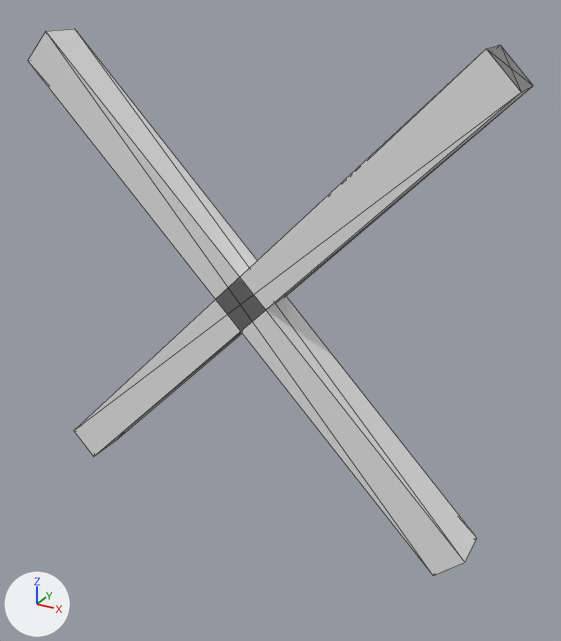
A saved change to the glTF model assets/models/props/prop_hedgehog.glb.
One viewpoint serves both versions: a camera (50 mm lens) standing at (1.38, -2.28, 1.92) and looking at (0.11, 0.02, 0.77). Lighting does not change. The marker at lower left points along +X, +Y and +Z. The first picture is the older version. Mesh edges are drawn as thin lines. Where no turn or scale is listed for an object, it has been applied to the vertices. Vertices at exactly the same position are counted once.

Script lines for the objects in view, before the commit:
```python
me_body_mesh = bpy.data.meshes.new('body_mesh')
me_body_mesh.from_pydata(...)  # 16 vertices, 28 faces; spans x -0.9..0.9, y -0.08..0.08, z -0.05..1.75
me_body_mesh.materials.append(mat_palette)  # its picture is missing
ob_body = bpy.data.objects.new('body', me_body_mesh)
ob_body.location = (0.0, 0.0, 0.0)
```
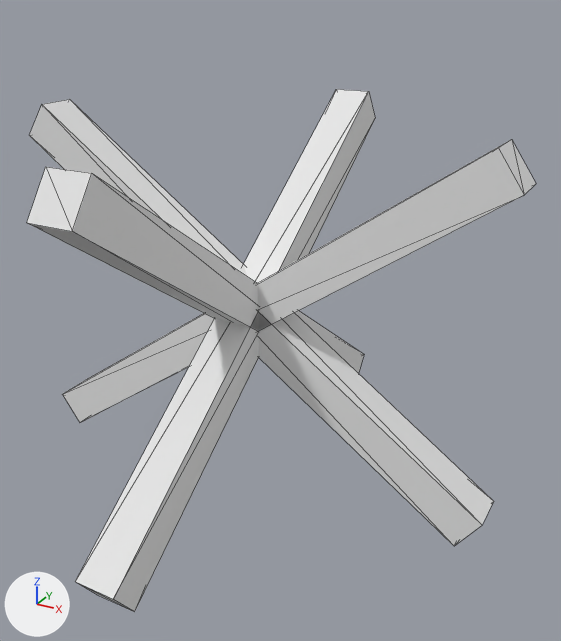
What differs and where, as boxes [x1, y1, x2, y2] in the pictures (561 x 641 px; the box of a moved part takes in the faces that stretch with it):
'body', reshaped
    before: [28, 29, 533, 576]
    after: [27, 89, 536, 612]
part 1 of me_body_mesh, moved or reshaped
    before: [28, 29, 477, 576]
    after: [29, 99, 494, 546]
part 2 of me_body_mesh, added
    after: [62, 139, 536, 422]
part 3 of me_body_mesh, added
    after: [27, 167, 364, 373]
part 4 of me_body_mesh, added
    after: [75, 89, 375, 612]
part 5 of me_body_mesh, deleted
    before: [74, 45, 533, 456]

Diff of the bpy script that builds the scene:
```diff
--- a/assets/models/props/prop_hedgehog.glb.py
+++ b/assets/models/props/prop_hedgehog.glb.py
@@ me_body_mesh @@
 # used by ob_body; location = (0.0, 0.0, 0.0)
-me_body_mesh.from_pydata(...)  # 16 vertices, 28 faces; spans x -0.9..0.9, y -0.08..0.08, z -0.05..1.75
+me_body_mesh.from_pydata(...)  # 32 vertices, 48 faces; spans x -0.94..0.94, y -0.94..0.94, z 0.11..1.49
+# me_body_mesh part 1: the loose piece of 8 vertices spanning x -0.9..0.9, y -0.08..0.08, z -0.05..1.75 is turned -10 degrees about the y axis through its middle and scaled by 0.917, then moved by (0.0, 0.0, -0.05)
+# me_body_mesh part 2: the loose piece of 8 vertices spanning x -0.9..0.9, y -0.08..0.08, z -0.05..1.75 is copied, and the copy is turned 100 degrees about the y axis through its middle and scaled by 0.917, then moved by (0.0, 0.0, -0.05); it spans x -0.94..0.94, y -0.08..0.08, z 0.11..1.49
+# me_body_mesh part 3: the loose piece of 8 vertices spanning x -0.9..0.9, y -0.08..0.08, z -0.05..1.75 is copied, and the copy is multiplied about its middle by the matrix ((0.648, 0.0, 0.648), (0.531, 0.526, -0.531), (-0.372, 0.751, 0.372)), then moved by (0.0, 0.0, -0.05); it spans x -0.08..0.08, y -0.94..0.94, z 0.11..1.49
+# me_body_mesh part 4: the loose piece of 8 vertices spanning x -0.9..0.9, y -0.08..0.08, z -0.05..1.75 is copied, and the copy is multiplied about its middle by the matrix ((0.648, 0.0, 0.648), (-0.531, 0.526, 0.531), (-0.372, -0.751, 0.372)), then moved by (0.0, 0.0, -0.05); it spans x -0.08..0.08, y -0.94..0.94, z 0.11..1.49
+# me_body_mesh part 5: the loose piece of 8 vertices spanning x -0.9..0.9, y -0.08..0.08, z -0.05..1.75 is deleted
 me_body_mesh.materials.append(mat_palette)
```
